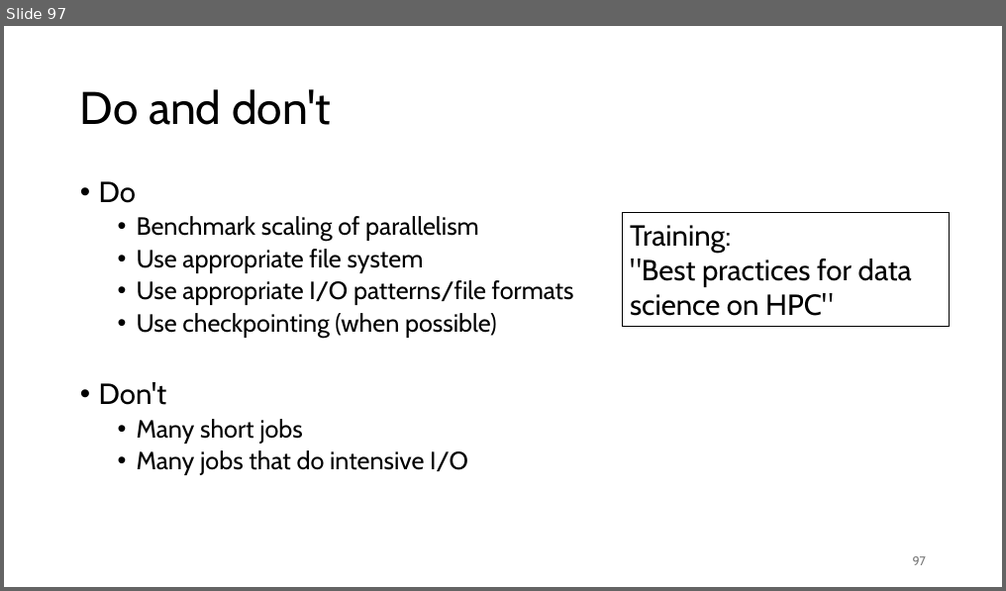
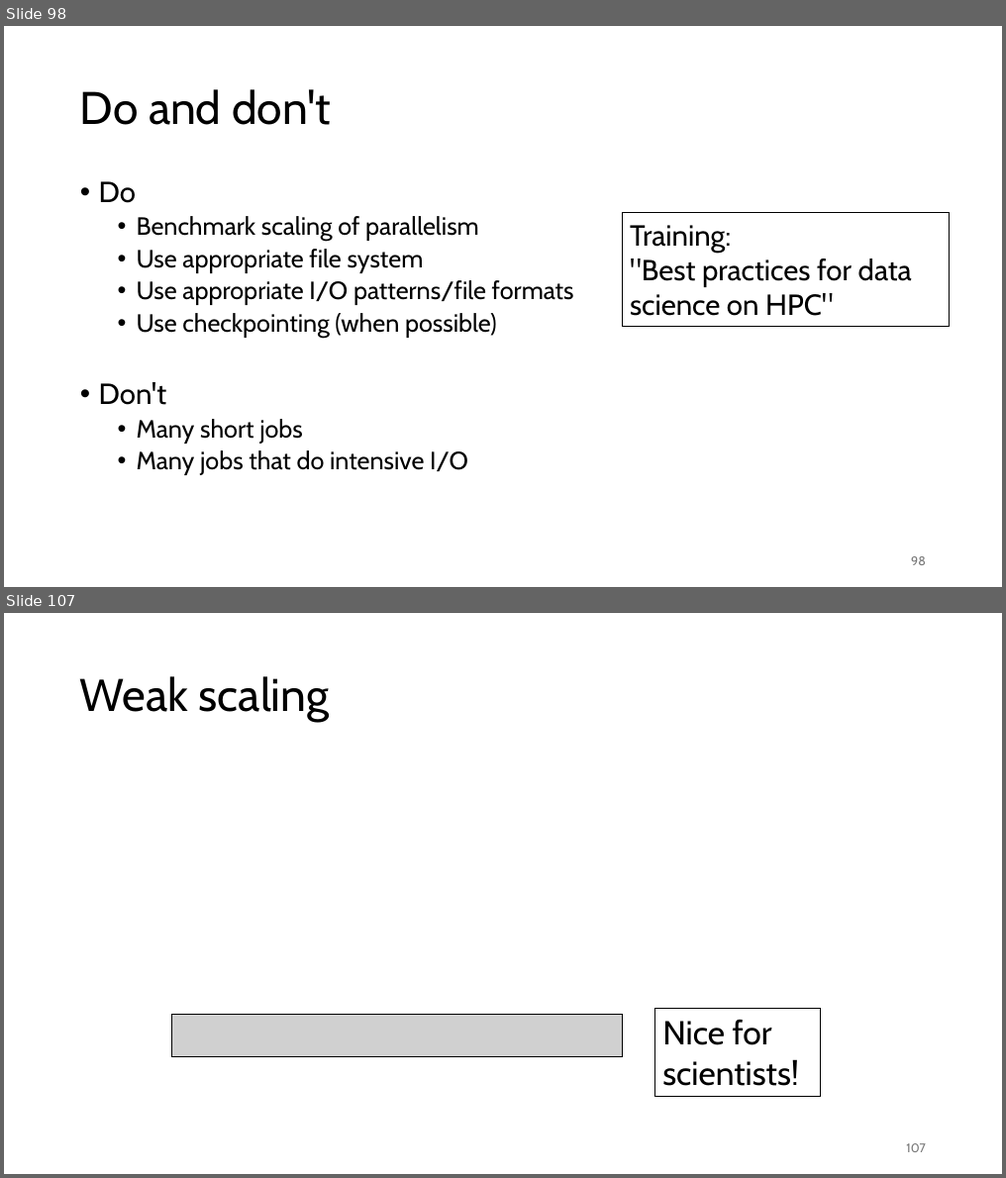
Before and after one commit to gjbex/Workflows-for-HPC, a slide deck: workflow_for_HPC.pptx. Shown one above the other, each under a label of ours: slide 97 before the commit, slides 98 and 107 after it; the slides between them are not shown. The pictures are 1006x591 and 1006x1178 pixels, drawn with LibreOffice and Linux fonts; fonts in the diff are those of the drawing; grey boxes stand for pictures. Boxes give left, top, right and bottom in pixels: in the first picture for what was removed or moved away, otherwise in the second. Text is boxed around its words. In the diff, an @@ line names an element or a change of style, - is before the commit and + after.

Commit message:
Add scaling slides

```diff
--- a/workflow_for_HPC.pptx
+++ b/workflow_for_HPC.pptx
@@ slide 107 added at bbox=[4, 613, 1002, 1174], background #FFFFFF @@
@@ title added at bbox=[80, 676, 330, 722], 44 pt, text #000000 @@
+Weak scaling
@@ picture added at bbox=[171, 1015, 622, 1058] @@
@@ rectangle added at bbox=[655, 1009, 820, 1097], outline #000000 0.75 pt, 32 pt, text #000000 @@
+Nice for
+scientists!
@@ page number added at bbox=[906, 1144, 926, 1153], 12 pt, text #797979 @@
+107
@@ what was slide 97 is now slide 98 @@
@@ page number at bbox=[911, 557, 926, 566]: text changed @@
-97
+98
```
Also in this commit, not shown: 13 other slides added.
